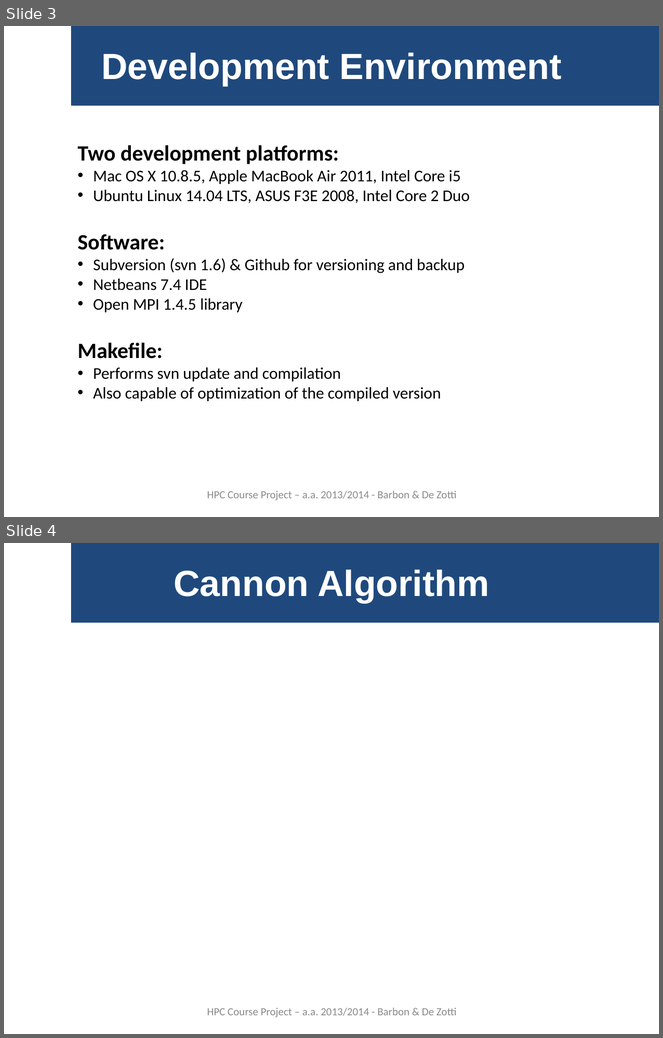
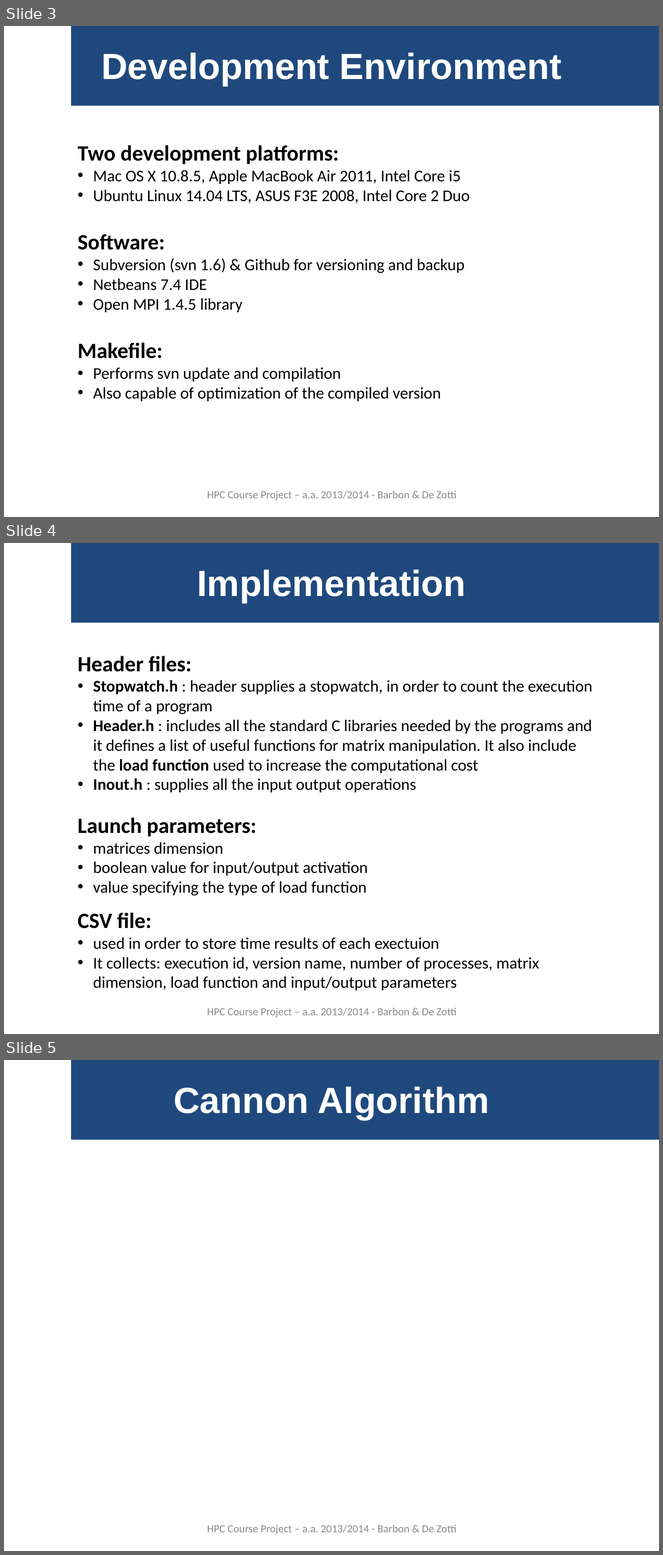
Before and after one commit to gbarbon/gbarbon_projects, a slide deck: hpc_clean/hpc_report/hpc_presentation_0.1.ppt. Shown one above the other, each under a label of ours: slides 3 and 4 before the commit, slides 3, 4 and 5 after it. The pictures are 663x1038 and 663x1555 pixels, drawn with LibreOffice and Linux fonts; fonts in the diff are those of the drawing. Boxes give left, top, right and bottom in pixels: in the first picture for what was removed or moved away, otherwise in the second. Text is boxed around its words. In the diff, an @@ line names an element or a change of style, - is before the commit and + after.

Commit message:
Presentazione: slides implementation e support applications

```diff
--- a/hpc_clean/hpc_report/hpc_presentation_0.1.ppt
+++ b/hpc_clean/hpc_report/hpc_presentation_0.1.ppt
@@ slide 4 added at [4,543,659,1034], background #FFFFFF @@
@@ rectangle added at [72,543,659,623], fill #1F497D @@
@@ title added at [197,570,466,603], 40 pt, text #FFFFFF, bold @@
+Implementation
@@ text added at [78,656,593,793], 18 pt, text #000000 @@
+Header files:
+• Stopwatch.h : header supplies a stopwatch, in order to count the execution time of a program
+• Header.h : includes all the standard C libraries needed by the programs and it defines a list of useful functions for matrix manipulation. It also include the load function used to increase the computational cost
+• Inout.h : supplies all the input output operations
@@ text added at [78,818,368,896], 18 pt, text #000000 @@
+Launch parameters:
+• matrices dimension
+• boolean value for input/output activation
+• value specifying the type of load function
@@ text added at [78,913,539,991], 18 pt, text #000000 @@
+CSV file:
+• used in order to store time results of each exectuion
+• It collects: execution id, version name, number of processes, matrix dimension, load function and input/output parameters
@@ text added at [207,1008,457,1018], 12 pt, text #898989 @@
+HPC Course Project – a.a. 2013/2014 - Barbon & De Zotti
@@ what was slide 4 is now slide 5 @@
```
Also in this commit, not shown: 1 other slide added.
